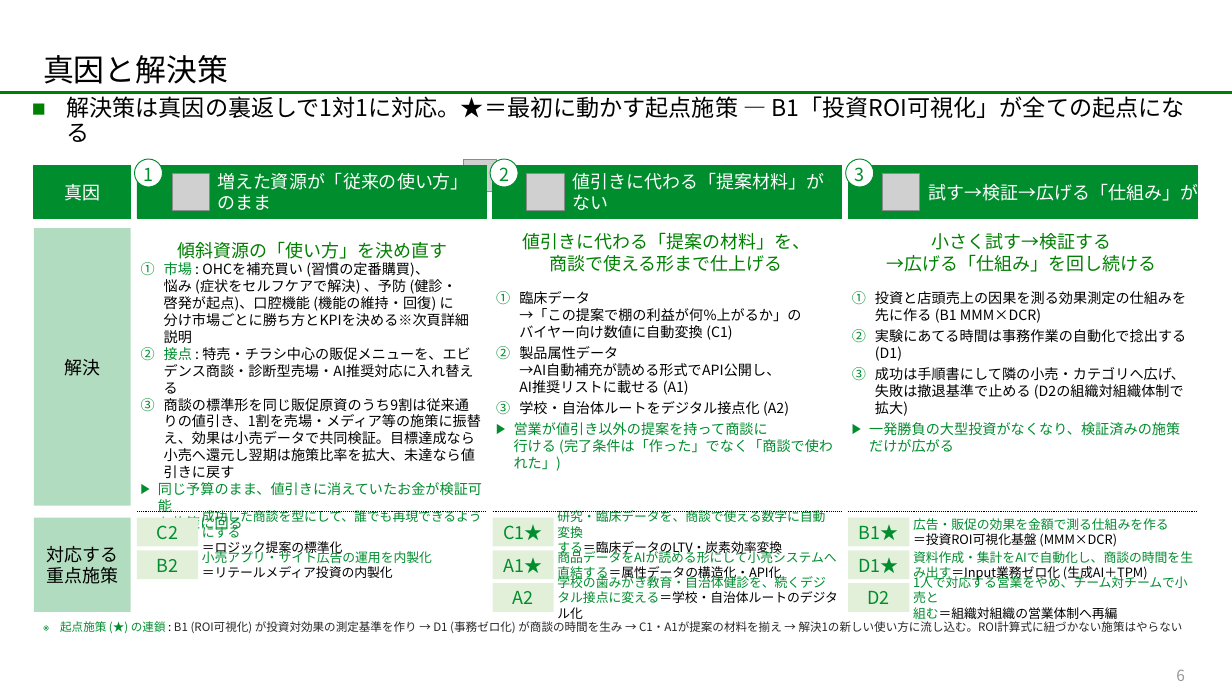
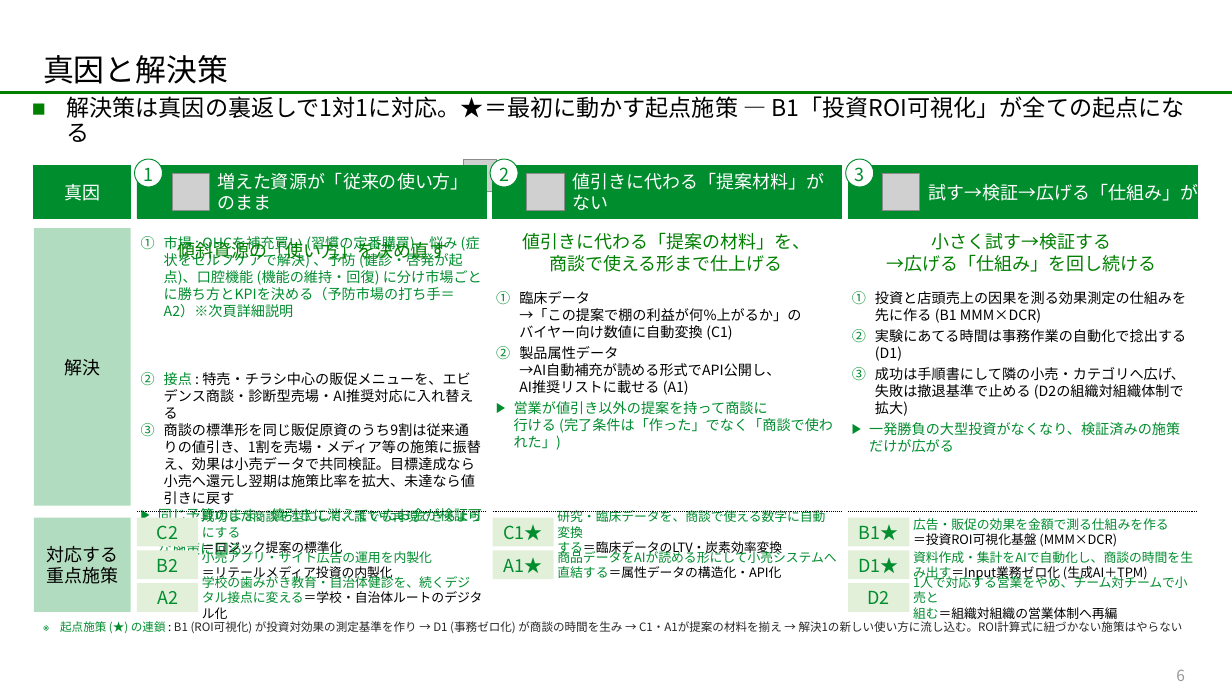
Before and after one commit to tk-tus2-cloud/free_creative, a slide deck: slide 6 of docs/lion-strategy/LION_営業マーケDX戦略_V0.2_修正版.pptx. Drawn at 1232x693 pixels with LibreOffice and Linux fonts; fonts in the diff are those of the drawing; grey boxes stand for pictures; background and template pictures are left out. Boxes give left, top, right and bottom in pixels: in the first picture for what was removed or moved away, otherwise in the second. Text is boxed around its words. In the diff, an @@ line names an element or a change of style, - is before the commit and + after.

```diff
--- a/docs/lion-strategy/LION_営業マーケDX戦略_V0.2_修正版.pptx
+++ b/docs/lion-strategy/LION_営業マーケDX戦略_V0.2_修正版.pptx
@@ text at bbox=[164, 235, 482, 318]: text changed; text colour #000000 to #008D2E @@
-1. 市場 : OHCを補充買い (習慣の定番購買)、
-   悩み (症状をセルフケアで解決) 、予防 (健診・
-   啓発が起点)、口腔機能 (機能の維持・回復) に
-   分け市場ごとに勝ち方とKPIを決める※次頁詳細説明
+1. 市場 : OHCを補充買い (習慣の定番購買)、悩み (症状をセルフケアで解決) 、予防 (健診・啓発が起点)、口腔機能 (機能の維持・回復) に分け市場ごとに勝ち方とKPIを決める（予防市場の打ち手＝A2）※次頁詳細説明
@@ text at bbox=[519, 401, 789, 416]: paragraph removed @@
-3. 学校・自治体ルートをデジタル接点化 (A2)
@@ rectangle "A2": place and size @@
-rectangle "A2" at bbox=[493, 583, 554, 612]
+rectangle "A2" at bbox=[137, 583, 198, 612]
@@ text "学校の歯みがき教育・自治体健診を、続くデジタル接点に変える＝学校・自治体ルートのデジタル化": place and size @@
-text "学校の歯みがき教育・自治体健診を、続くデジタル接点に変える＝学校・自治体ルートのデジタル化" at bbox=[557, 573, 838, 622]
+text "学校の歯みがき教育・自治体健診を、続くデジタル接点に変える＝学校・自治体ルートのデジタル化" at bbox=[202, 573, 483, 622]
```
Also in this commit, not shown: 1 other slide changed.
